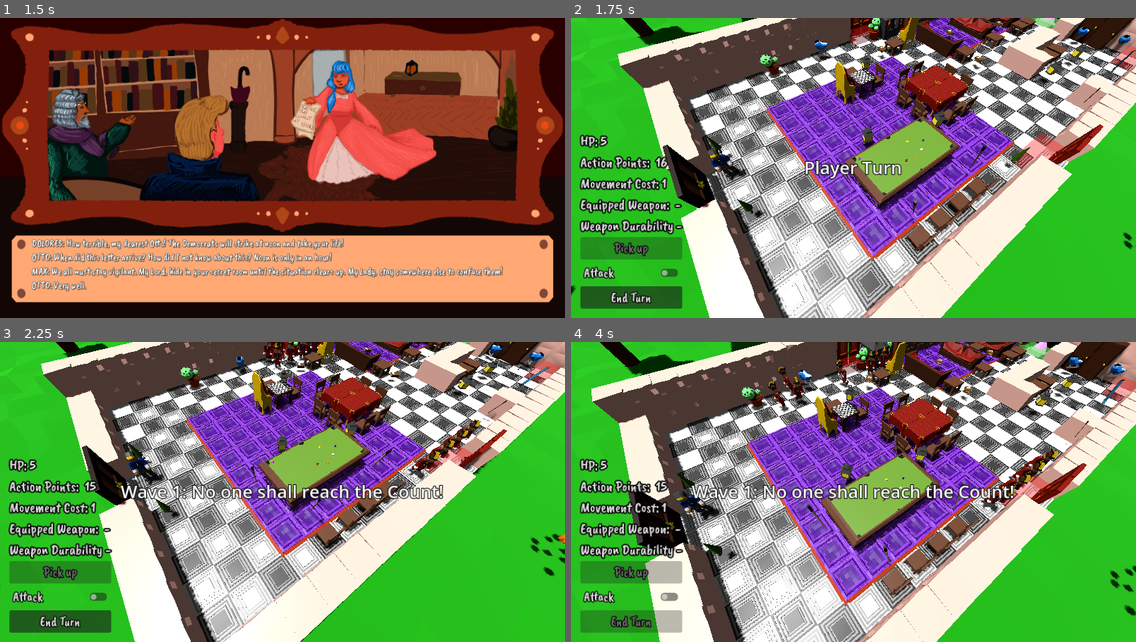
Above: before the commit, frames 1-4 (two rows, left to right).
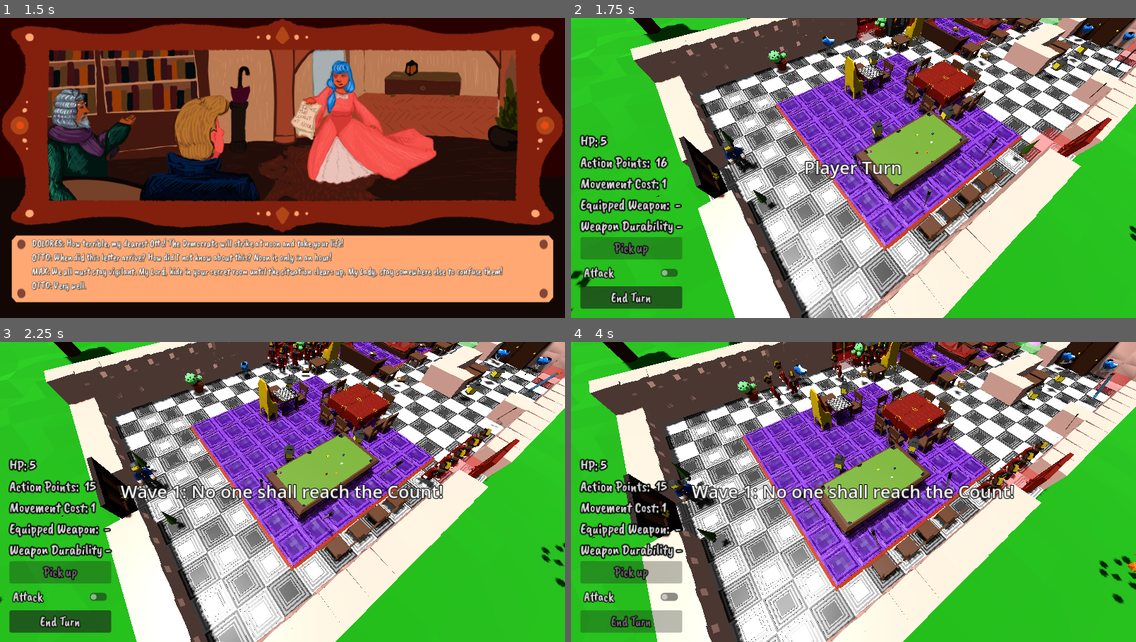
Above: after the commit, the same moments.

Repository: pinguinosod/gse_winterjam2024
Game: Godot game, scene res://main.tscn
Same seed, same stepped clock (60 frames per second), same inputs: the game is played once before the commit and once after it.
Inputs (mouse positions are in pixels of both pictures, inside the frame that each line leads up to):
- Up to frame 1 (1.5 s): click (288, 285) at 0.5 s; tap Enter (end_turn) at 1.25, 1.35 s; move the mouse to (406, 153) at 1.27 s; hold D (move_right) from 1.28 s (still down); click (406, 153) at 1.42 s
- Up to frame 2 (1.75 s): keep holding D (move_right); tap Space at 1.52 s
- Up to frame 3 (2.25 s): move the mouse to (169, 507) at 2.02 s; release D (move_right) at 2.03 s; hold S (move_down) from 2.03 s (still down); tap Enter (end_turn) at 2.1 s
- Up to frame 4 (4 s): tap Space at 2.27, 3.77 s; move the mouse to (910, 426) at 2.77 s; release S (move_down) at 2.78 s; hold D (move_right) 2.78-3.53 s; tap Enter (end_turn) at 2.85, 3.6 s; move the mouse to (825, 552) at 3.52 s; hold W (move_up) from 3.53 s (still down); click (825, 552) at 3.67 s

Frame 1 is identical in both runs. In frame 2, 41% of the frame differs, in the area x 0-100%, y 0-100%; in frame 3, 40%; in frame 4, 46%, in the area x 3-100%, y 0-100%.

Commit message:
Smoother camera movement

Diff:
--- a/camera7.gd
+++ b/camera7.gd
@@ -10,17 +10,19 @@
 	cameraPosition = newPosition
 	$Camera3D.position = cameraPosition
 
+
+
 func _input(event: InputEvent) -> void:
 	var movement = Vector3.ZERO
 
-	if event.is_action_pressed("move_down"):
-		movement += Vector3(-1, 0, 0)
-	if event.is_action_pressed("move_up"):
-		movement += Vector3(1, 0, 0)
-	if event.is_action_pressed("move_left"):
-		movement += Vector3(0, 0, -1)
-	if event.is_action_pressed("move_right"):
-		movement += Vector3(0, 0, 1)
+	if event.is_action("move_down"):
+		movement += Vector3(-1, 0, 0)*0.5
+	if event.is_action("move_up"):
+		movement += Vector3(1, 0, 0)*0.5
+	if event.is_action("move_left"):
+		movement += Vector3(0, 0, -1)*0.5
+	if event.is_action("move_right"):
+		movement += Vector3(0, 0, 1)*0.5
 
 	if movement != Vector3.ZERO:
 		setCameraPosition($Camera3D.position + movement)
